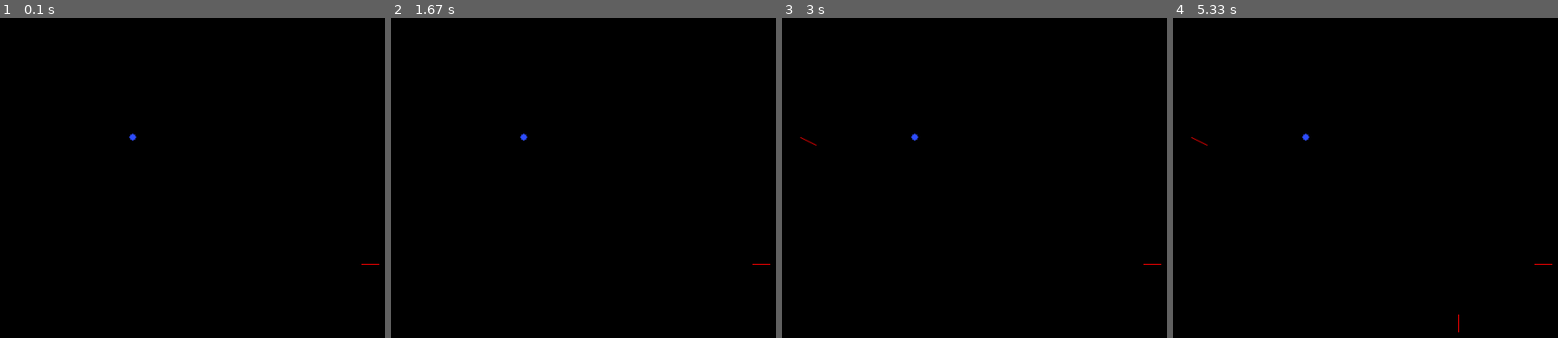
Above: before the commit, frames 1-4 (left to right).
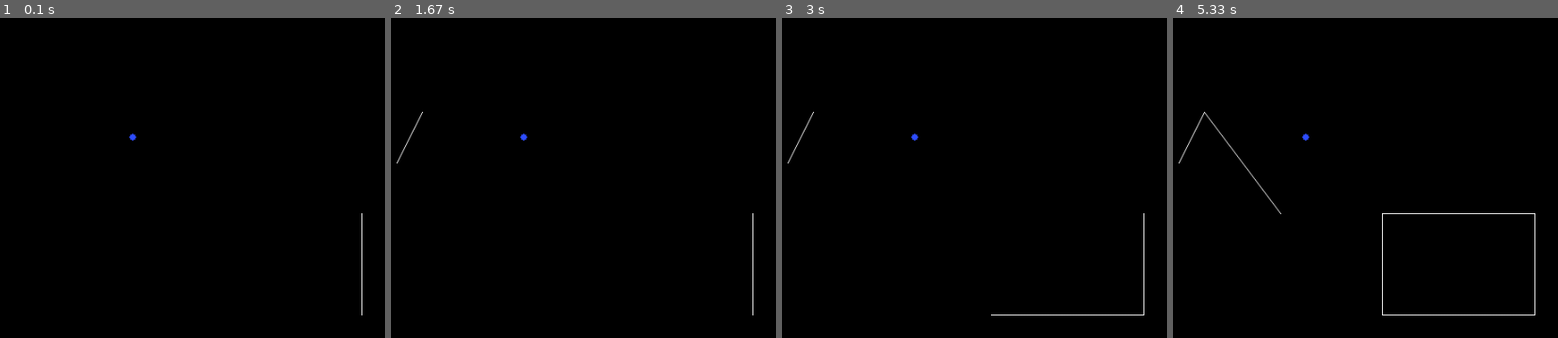
Above: after the commit, the same moments.

Repository: DoYouEvenStackSmash/planning-algorithms-exercises
Game: pygame game, started from src/ch4/c_space_planning_project/primitive_sketch.py
Same seed, same stepped clock (60 frames per second), same inputs: the game is played once before the commit and once after it.
Inputs:
- Up to frame 1 (0.1 s): no input
- Up to frame 2 (1.67 s): no input
- Up to frame 3 (3 s): no input
- Up to frame 4 (5.33 s): no input

The runs differ from the first frame. In frame 1, less than 0.1% of the frame differs, in the area x 93-99%, y 60-93%; in frame 2, 0.2%; in frame 3, 0.3%; in frame 4, 0.7%, in the area x 1-99%, y 29-99%.

Commit message:
added proper edge object sorting, stored in a list of sorted edges

Diff:
--- a/src/ch4/c_space_planning_project/primitive_sketch.py
+++ b/src/ch4/c_space_planning_project/primitive_sketch.py
@@ -249,21 +249,23 @@
       return 2 * np.pi - abs(theta)
     return theta
 
-def sort_edge_vectors(edge_vector_list):
-  adjust = lambda line_obj : conv_func(line_obj.get_rad_angle())
-  sorted_edge_list = sorted(edge_vector_list, key=adjust)
+def edge_key(e):
+  return conv_func(e[1].get_rad_angle())
+
+def sort_edge_vectors(edge_list):
+  adjust = lambda edge_obj : edge_key(edge_obj)
+  sorted_edge_list = sorted(edge_list, key=adjust)
   return sorted_edge_list
 
 def add_robot_vectors(polygon, edge_vector_list):
   in_el = polygon.get_edge_list()
   for e in in_el:
-    edge_vector_list.append(e.get_in_vec())
-
-def add_obstacle_vectors(polygon, edge_vector_list):
+    edge_vector_list.append((e,e.get_in_vec()))
+
+def add_obstacle_vectors(polygon, edge_list):
   out_el = polygon.get_edge_list()
   for e in out_el:
-    edge_vector_list.append(e.get_out_vec())
-
+    edge_list.append((e,e.get_out_vec()))
 
 
 def main():
@@ -287,16 +289,17 @@
   # p = test_offset_triangle_polygon(w,h)
   rectangle_p = test_rectangular_polygon(w,h)
   offset_triangle_p = test_offset_triangle_polygon(w,h)
-  edge_vector_list = []
+  edge_list = []
   # obs_el = rectangle_p.get_edge_list()
   # rob_el = offset_triangle_p.get_edge_list()
-  add_robot_vectors(offset_triangle_p, edge_vector_list)
-  add_obstacle_vectors(rectangle_p, edge_vector_list)
-  print(len(edge_vector_list))
-  sel = sort_edge_vectors(edge_vector_list)
-  for i in sel:
-    draw_line(screen, i.get_segment(),colors["red"])
-    time.sleep(2)
+  add_robot_vectors(offset_triangle_p, edge_list)
+  add_obstacle_vectors(rectangle_p, edge_list)
+  print(len(edge_list))
+  # sel = tuples (Edge, radian key)
+  sel = sort_edge_vectors(edge_list)
+  for i,j in sel:
+    draw_line(screen, i.H.line.get_segment(),colors["white"])
+    time.sleep(1)
 
   # display_polygon_attr(screen, rectangle_p)
   # display_polygon_attr(screen, offset_triangle_p, colors["green"])
